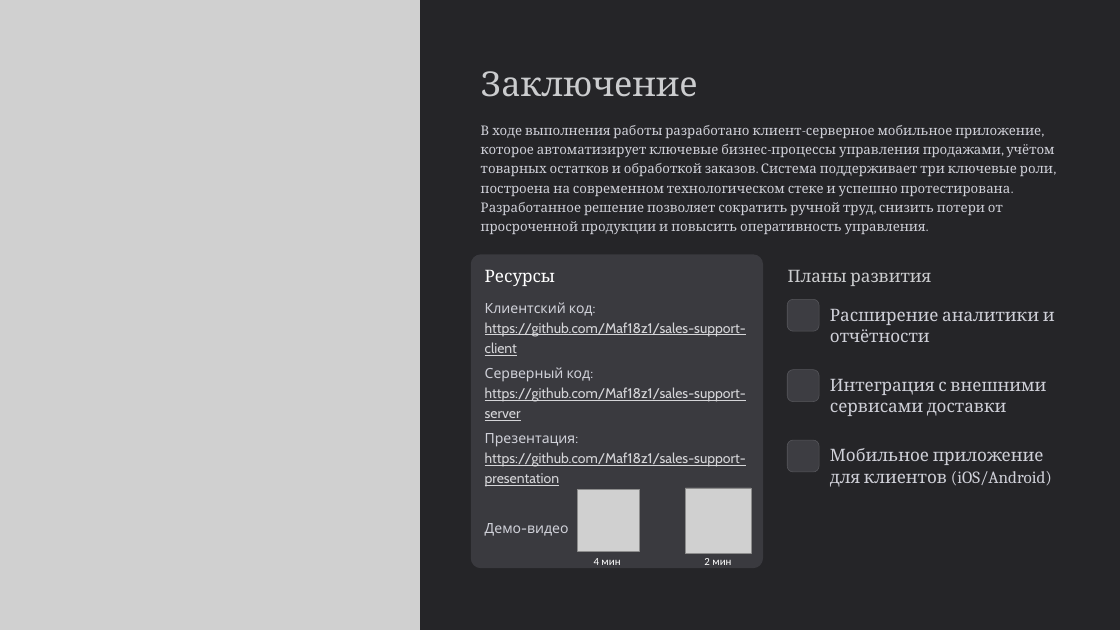
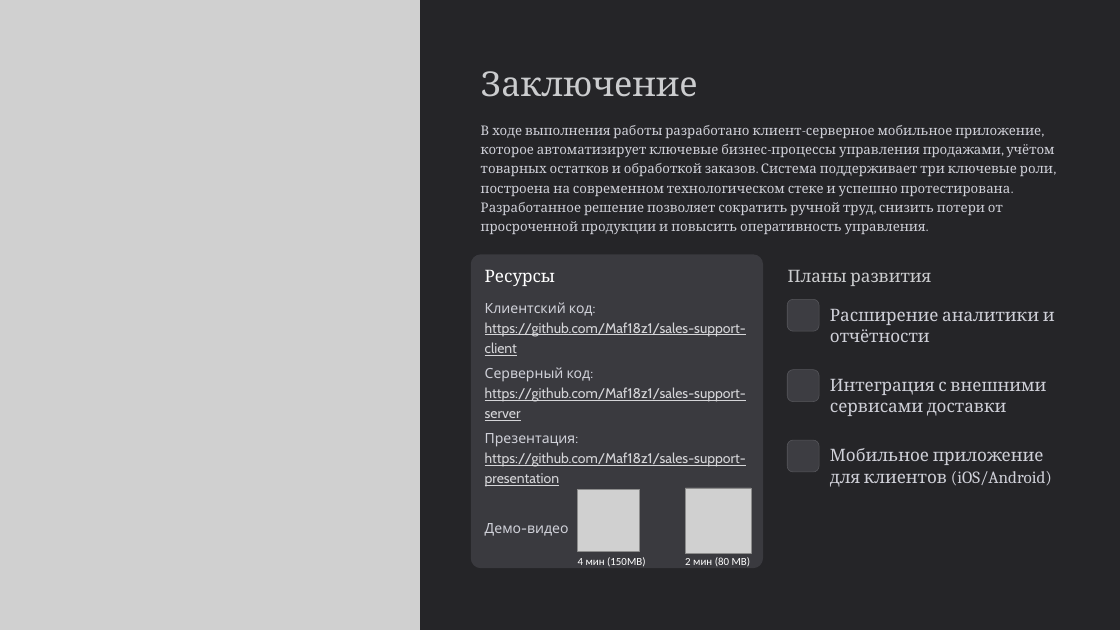
Before and after one commit to Maf18z1/sales-support-presentation, a slide deck: slide 8 of Защита_проекта.pptx. Drawn at 1120x630 pixels with LibreOffice and Linux fonts; fonts in the diff are those of the drawing; grey boxes stand for pictures; background and template pictures are left out. Boxes give left, top, right and bottom in pixels: in the first picture for what was removed or moved away, otherwise in the second. Text is boxed around its words. In the diff, an @@ line names an element or a change of style, - is before the commit and + after.

```diff
--- a/Защита_проекта.pptx
+++ b/Защита_проекта.pptx
@@ text at <box>578,557,646,567</box>: text changed @@
-4 мин
+4 мин (150MB)
@@ text at <box>685,557,751,567</box>: text changed @@
-2 мин
+2 мин (80 MB)
```
